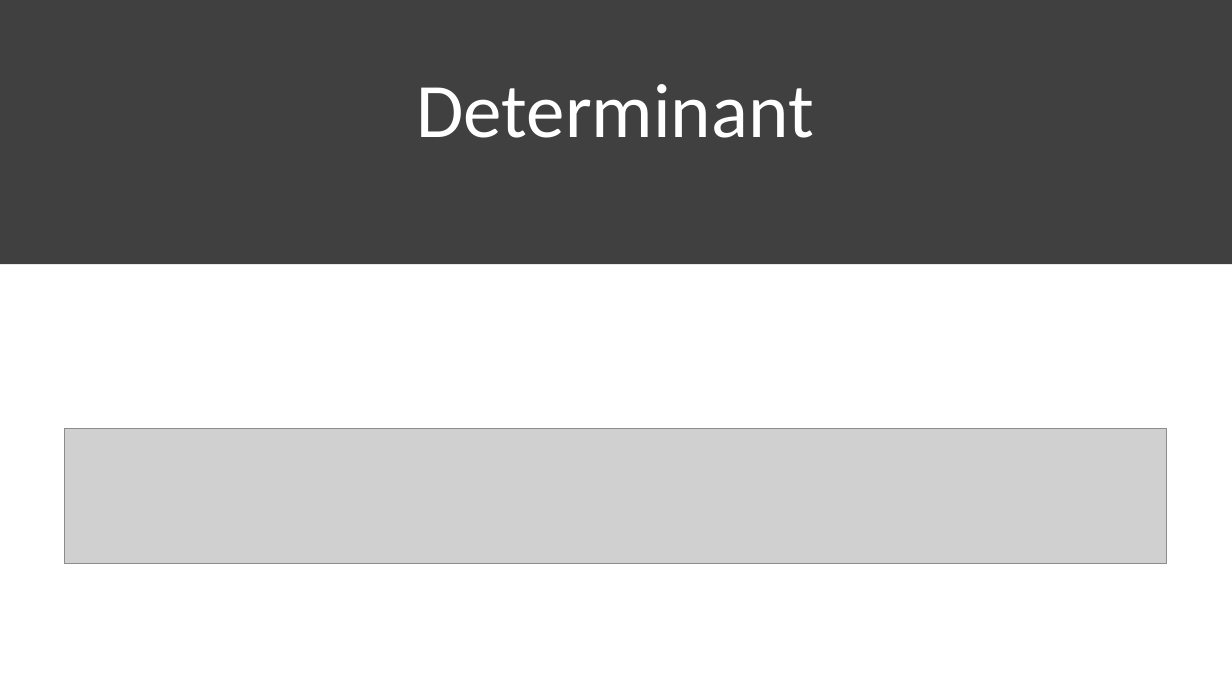
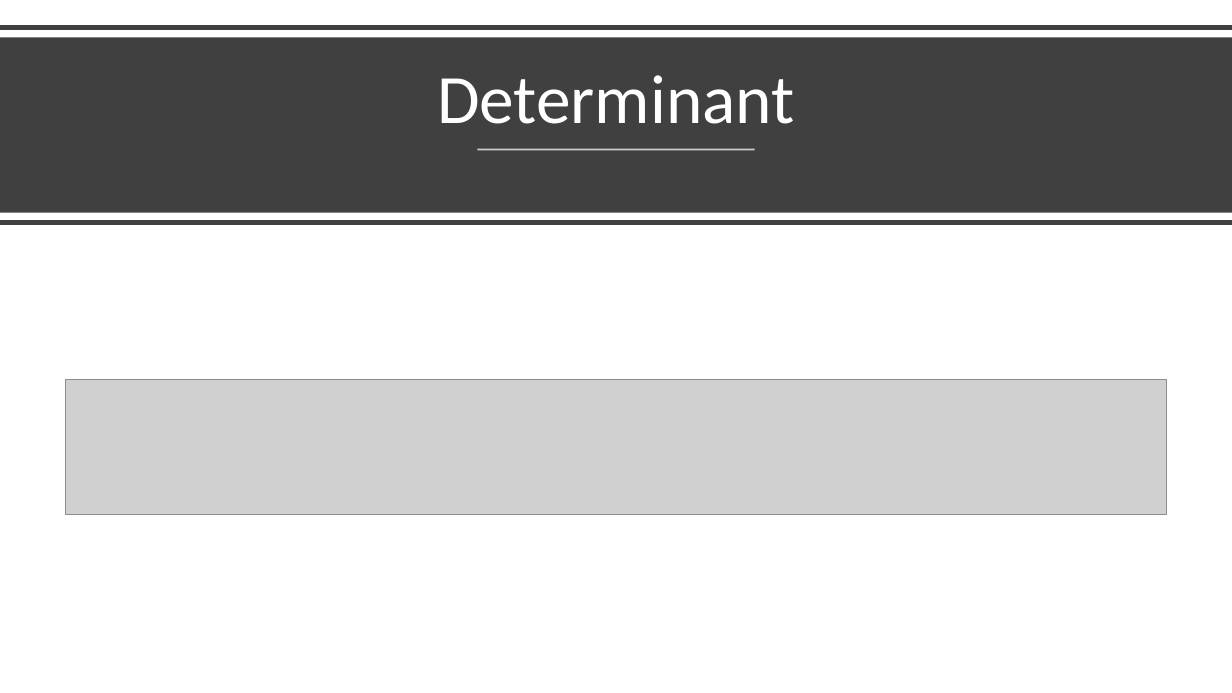
Before and after one commit to Jeffchen54/Linear-Definitions-and-Theorems, a slide deck: slide 29 of Unit 3-4 Definitions.pptx. Drawn at 1232x693 pixels with LibreOffice and Linux fonts; fonts in the diff are those of the drawing; grey boxes stand for pictures. Boxes give left, top, right and bottom in pixels: in the first picture for what was removed or moved away, otherwise in the second. Text is boxed around its words. In the diff, an @@ line names an element or a change of style, - is before the commit and + after.

```diff
--- a/Unit 3-4 Definitions.pptx
+++ b/Unit 3-4 Definitions.pptx
@@ line added from (0, 28) to (1232, 28), #404040 4 pt @@
@@ rectangle: place and size @@
-rectangle at [0,0,1232,264]
+rectangle at [0,37,1232,213]
@@ title "Determinant": place and size @@
-title "Determinant" at [417,84,814,138]
+title "Determinant" at [437,75,794,124]
@@ title "Determinant" at [437,75,794,124]: size 60 to 54 pt @@
@@ line added from (478, 150) to (755, 150), #FFFFFF 1.5 pt @@
@@ line added from (0, 223) to (1232, 223), #404040 4 pt @@
@@ picture: place and size @@
-picture at [65,429,1166,564]
+picture at [65,380,1166,515]
```
Also in this commit, not shown: 1 slide added, 1 slide removed, 1 other file.
